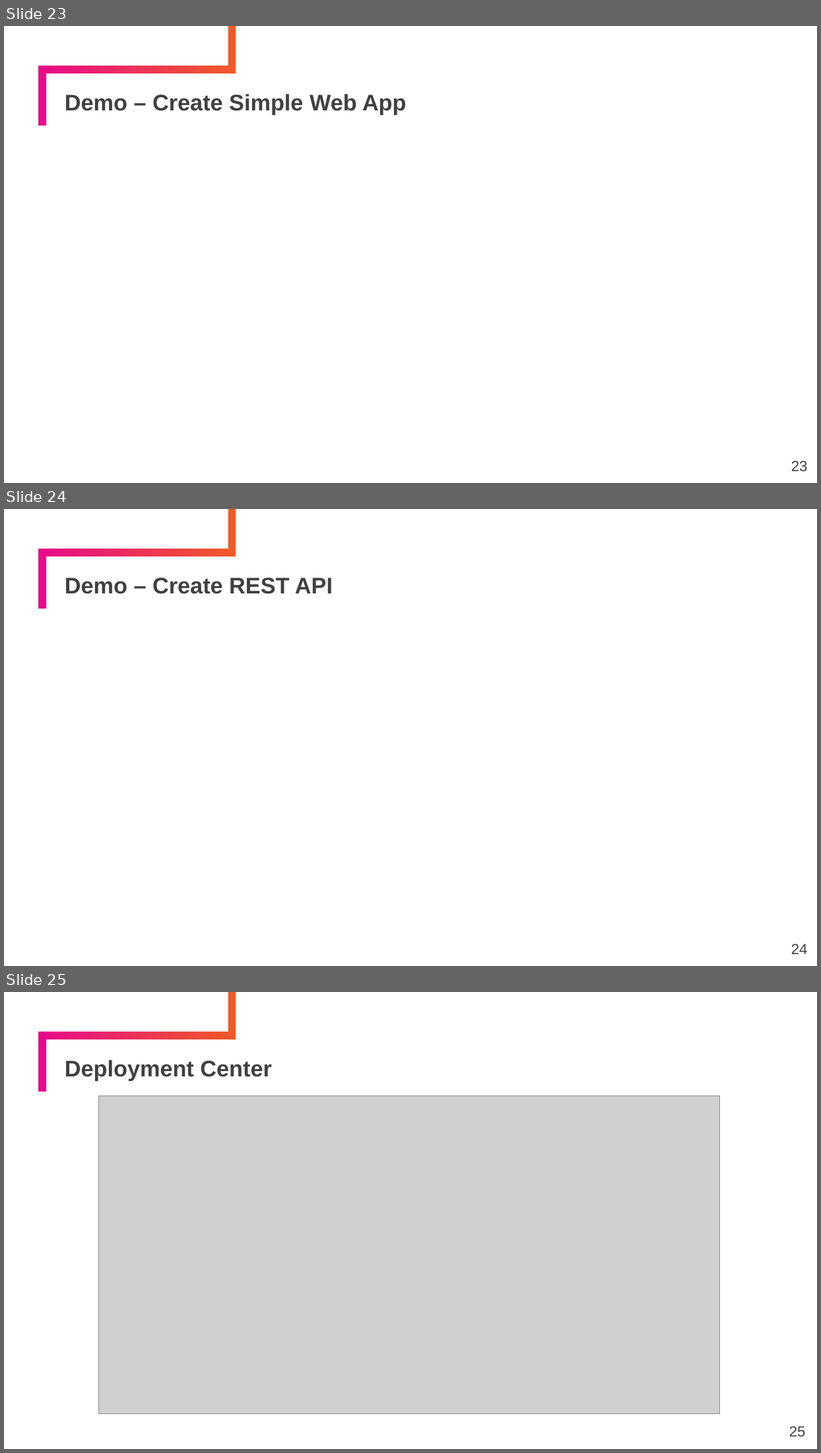
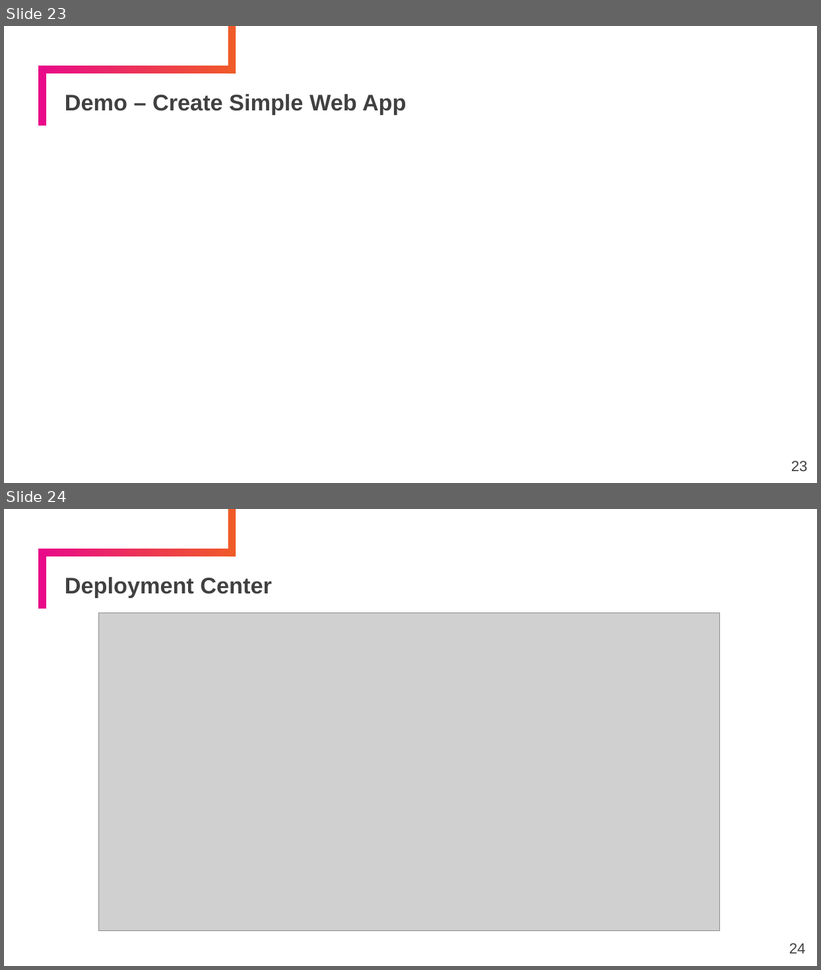
Before and after one commit to KernelGamut32/azure-developer-vmp, a slide deck: slides/Azure App Service.pptx. Shown one above the other, each under a label of ours: slides 23, 24 and 25 before the commit, slides 23 and 24 after it. The pictures are 821x1453 and 821x970 pixels, drawn with LibreOffice and Linux fonts; fonts in the diff are those of the drawing; grey boxes stand for pictures. Boxes give left, top, right and bottom in pixels: in the first picture for what was removed or moved away, otherwise in the second. Text is boxed around its words. In the diff, an @@ line names an element or a change of style, - is before the commit and + after.

```diff
--- a/slides/Azure App Service.pptx
+++ b/slides/Azure App Service.pptx
@@ slide 24 removed at bbox=[4, 509, 817, 966], background #FFFFFF; not listed: 3 template elements that a slide beside it also shows @@
@@ title removed at bbox=[65, 578, 333, 594] @@
-Demo – Create REST API
@@ page number removed at bbox=[791, 944, 808, 955] @@
-24
@@ what was slide 25 is now slide 24 @@
@@ page number at bbox=[789, 943, 806, 954]: text changed @@
-25
+24
```
Also in this commit, not shown: 2 slides changed.
